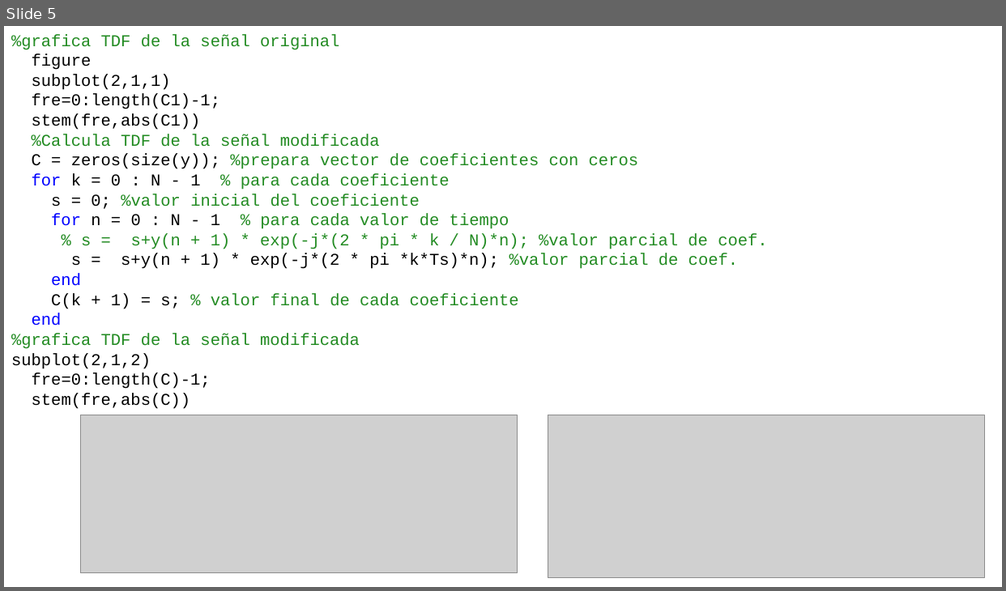
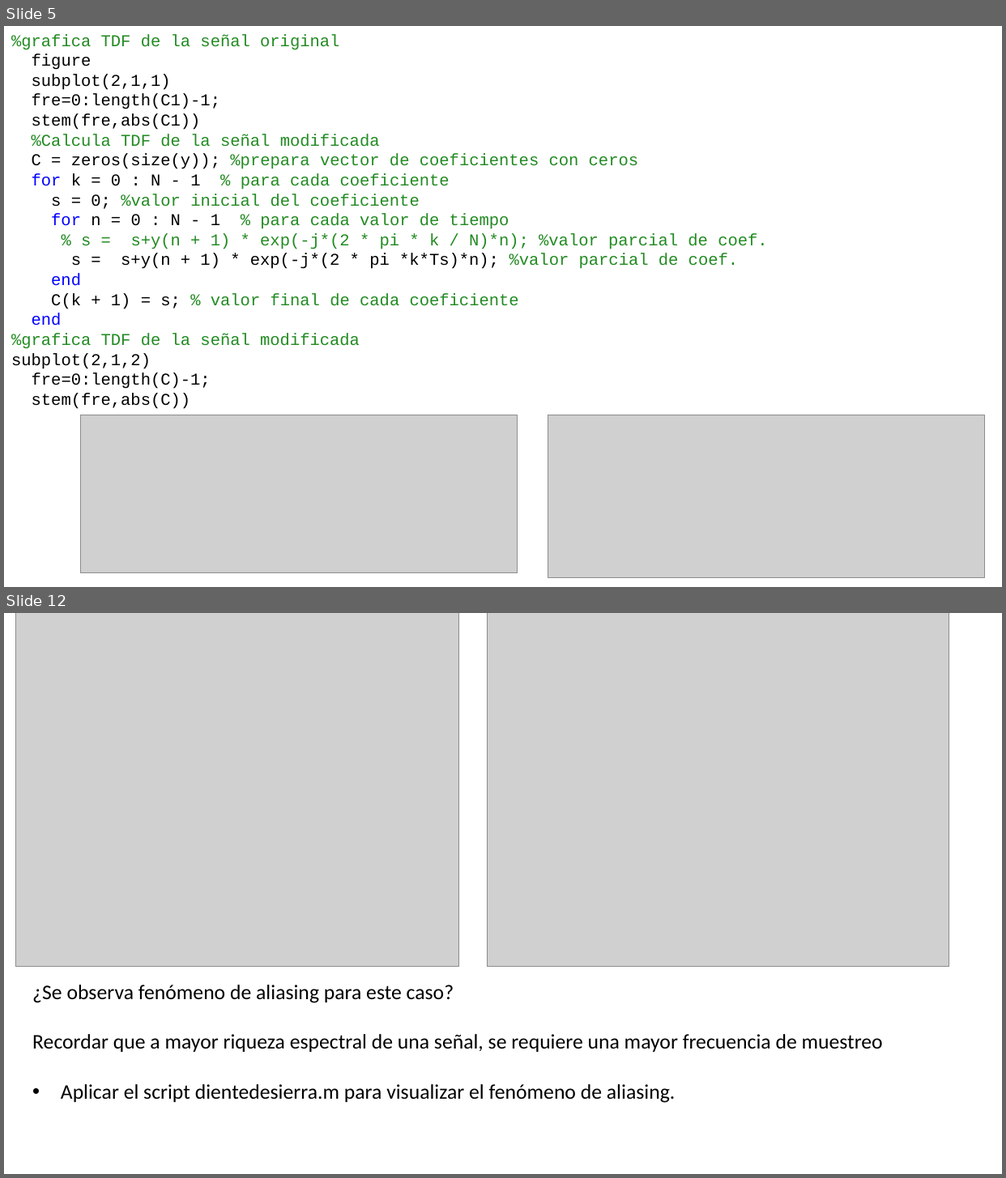
Before and after one commit to odeluigi/Analisis, a slide deck: TP4/Presentacion-TP-4.pptx. Shown one above the other, each under a label of ours: slide 5 before the commit, slides 5 and 12 after it; the slides between them are not shown. The pictures are 1006x591 and 1006x1178 pixels, drawn with LibreOffice and Linux fonts; fonts in the diff are those of the drawing; grey boxes stand for pictures. Boxes give left, top, right and bottom in pixels: in the first picture for what was removed or moved away, otherwise in the second. Text is boxed around its words. In the diff, an @@ line names an element or a change of style, - is before the commit and + after.

```diff
--- a/TP4/Presentacion-TP-4.pptx
+++ b/TP4/Presentacion-TP-4.pptx
@@ slide 12 added at bbox=[4, 613, 1002, 1174], background #FFFFFF @@
@@ picture added at bbox=[16, 613, 458, 966] @@
@@ picture added at bbox=[487, 613, 948, 966] @@
@@ text added at bbox=[32, 985, 883, 1103], 20 pt, text #000000 @@
+¿Se observa fenómeno de aliasing para este caso?
+Recordar que a mayor riqueza espectral de una señal, se requiere una mayor frecuencia de muestreo
+• Aplicar el script dientedesierra.m para visualizar el fenómeno de aliasing.
```
Also in this commit, not shown: 3 slides changed, 7 other slides added, 2 other files.
